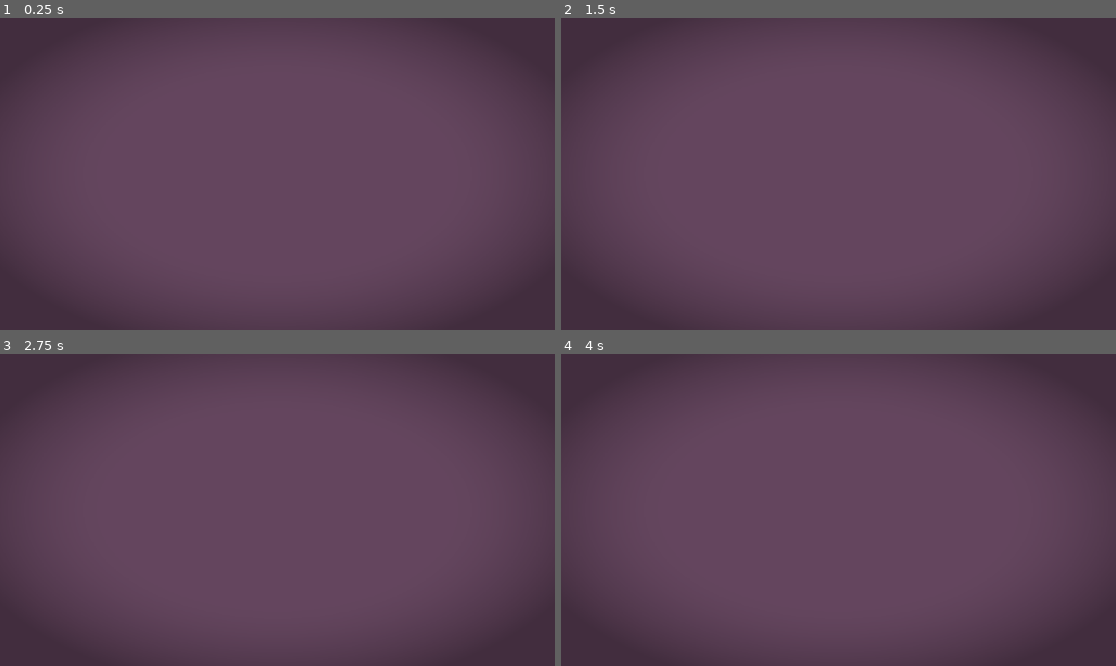
Above: before the commit, frames 1-4 (two rows, left to right).
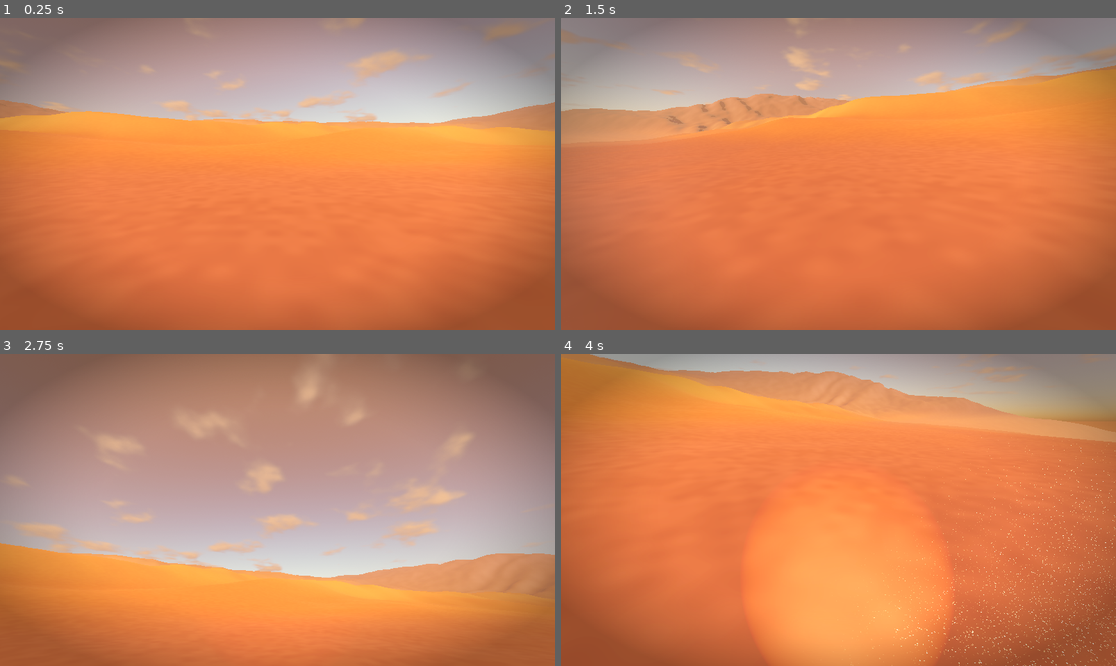
Above: after the commit, the same moments.

Repository: Narine545/Journey-clon
Game: Godot game, scene res://scenes/main.tscn
Two runs of this game, one before a commit and one after it. Both use one fixed random seed, a clock stepped at 60 frames per second and the inputs below.
Inputs (mouse positions are in pixels of both pictures, inside the frame that each line leads up to):
- Up to frame 1 (0.25 s): no input
- Up to frame 2 (1.5 s): tap Enter at 0.5 s; move the mouse to (960, 158) at 0.52 s; hold W 0.53-1.28 s; tap F at 0.6, 1.35 s; click (960, 158) at 0.67 s; tap Space at 1.25 s; move the mouse to (727, 189) at 1.27 s
- Up to frame 3 (2.75 s): tap Enter at 2 s; move the mouse to (333, 441) at 2.02 s; hold W from 2.03 s (still down); tap F at 2.1 s
- Up to frame 4 (4 s): tap Space at 2.75 s; move the mouse to (810, 572) at 2.77 s; tap F at 2.85, 3.6 s; click (810, 572) at 2.92 s; tap Enter at 3.5 s; move the mouse to (1005, 556) at 3.52 s; release W at 3.53 s

The runs differ from the first frame. In frame 1, 100% of the frame differs, in the area x 0-100%, y 0-100%; in frame 2, 100%; in frame 3, 100%; in frame 4, 100%.
Error before the commit: Parse Error: Function "_gen_footstep()" not found in base self. (res://scripts/audio.gd:27)

Commit message:
fix(M0): restore procedural footstep generator
Co-authored-by: arena-agent <297053741+arena-agent@users.noreply.github.com>

Diff:
--- a/scripts/audio.gd
+++ b/scripts/audio.gd
@@ -80,6 +80,29 @@
 	_land.play()
 
 
+## Шаг по песку: глухой мягкий «пшш» — песок шуршит, а не трещит.
+func _gen_footstep(p_seed: int) -> AudioStreamWAV:
+	var rng := RandomNumberGenerator.new()
+	rng.seed = p_seed
+	var n := int(0.16 * RATE_SFX)
+	var s := PackedFloat32Array()
+	s.resize(n)
+	var lp1 := 0.0
+	var lp2 := 0.0
+	var sway := lerpf(34.0, 58.0, rng.randf())
+	var cph := rng.randf() * TAU
+	for i in n:
+		var t := float(i) / RATE_SFX
+		var w := rng.randf_range(-1.0, 1.0)
+		var cut := lerpf(0.32, 0.09, t / 0.16)
+		lp1 += (w - lp1) * cut
+		lp2 += (lp1 - lp2) * cut
+		var env := minf(t / 0.016, 1.0) * exp(-t * 16.0)
+		var soft := 1.0 + 0.08 * sin(TAU * sway * t + cph)
+		s[i] = lp2 * env * soft * 0.34
+	return _stream(s, RATE_SFX, false)
+
+
 func _gen_wind() -> AudioStreamWAV:
 	var rng := RandomNumberGenerator.new()
 	rng.seed = 7717
--- a/scripts/smoke_test.gd
+++ b/scripts/smoke_test.gd
@@ -16,6 +16,8 @@
 	_check(main.sand.get_texture() != null, "поле физического песка", failures)
 	_check(main.world != null and main.cam_rig.cam.current, "мир и активная камера", failures)
 	_check(main.audio != null, "процедурный звук", failures)
+	_check(main.audio._step_streams.size() == 6, "синтез шагов", failures)
+	_check(main.audio._wind.stream != null and main.audio._wind.playing, "петля ветра", failures)
 	var origin := main.player.global_position
 	var yaw: float = main.cam_rig.yaw
 	main.cam_rig.apply_mouse_motion(Vector2(50.0, 0.0))
Not shown, changed: .github/workflows/validate.yml
Not shown, changed: CHANGELOG.md
